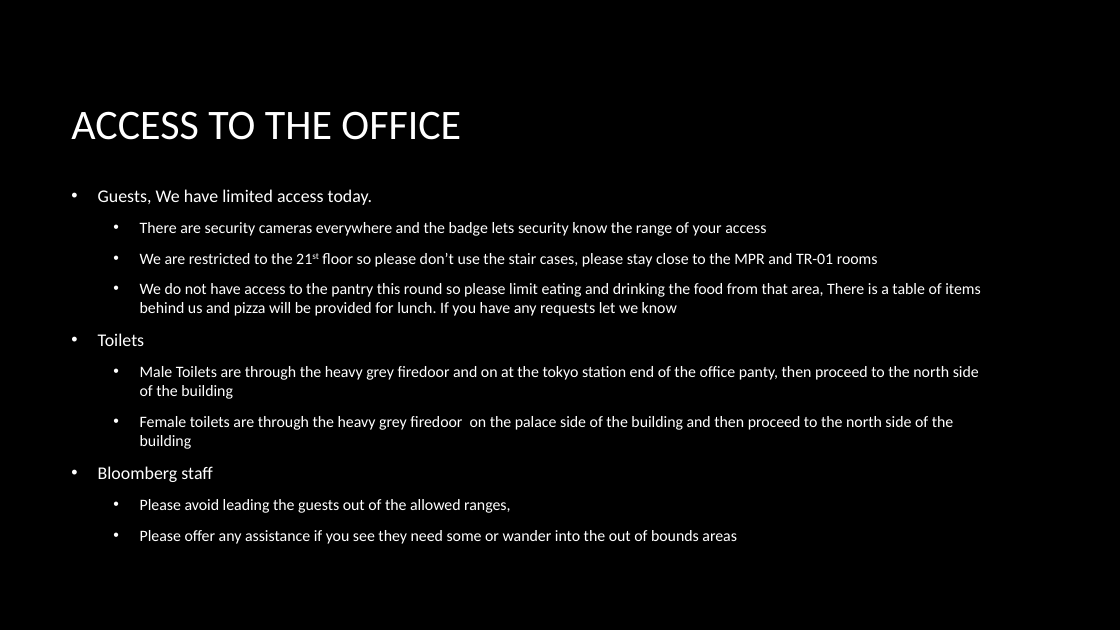
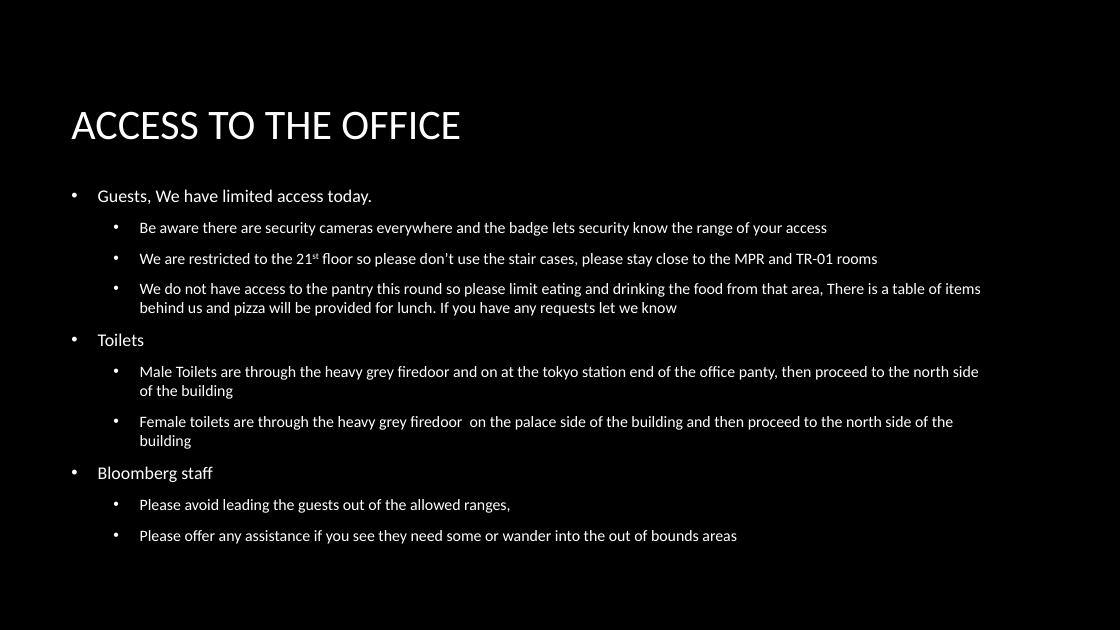
Before and after one commit to ashleysmart/mlgym, a slide deck: slide 4 of stock_price/CrypotHackaton.pptx. Drawn at 1120x630 pixels with LibreOffice and Linux fonts; fonts in the diff are those of the drawing; background and template pictures are left out. Boxes give left, top, right and bottom in pixels: in the first picture for what was removed or moved away, otherwise in the second. Text is boxed around its words. In the diff, an @@ line names an element or a change of style, - is before the commit and + after.

```diff
--- a/stock_price/CrypotHackaton.pptx
+++ b/stock_price/CrypotHackaton.pptx
@@ text at (140, 222, 827, 236): text changed @@
-  • There are security cameras everywhere and the badge lets security know the range of your access
+  • Be aware there are security cameras everywhere and the badge lets security know the range of your access
```
Also in this commit, not shown: 7 other slides changed, 8 slides added, 1 slide removed.
